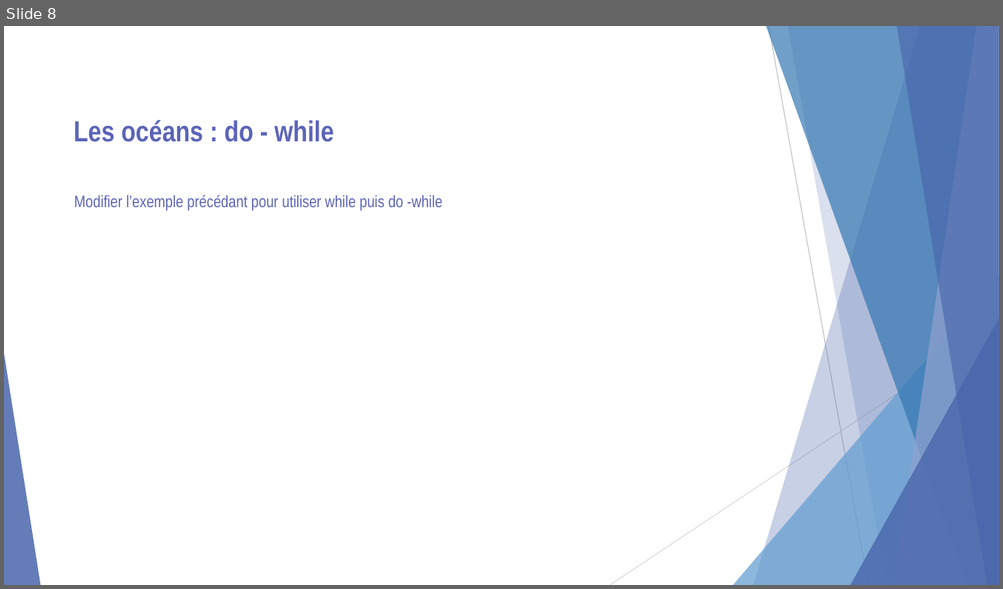
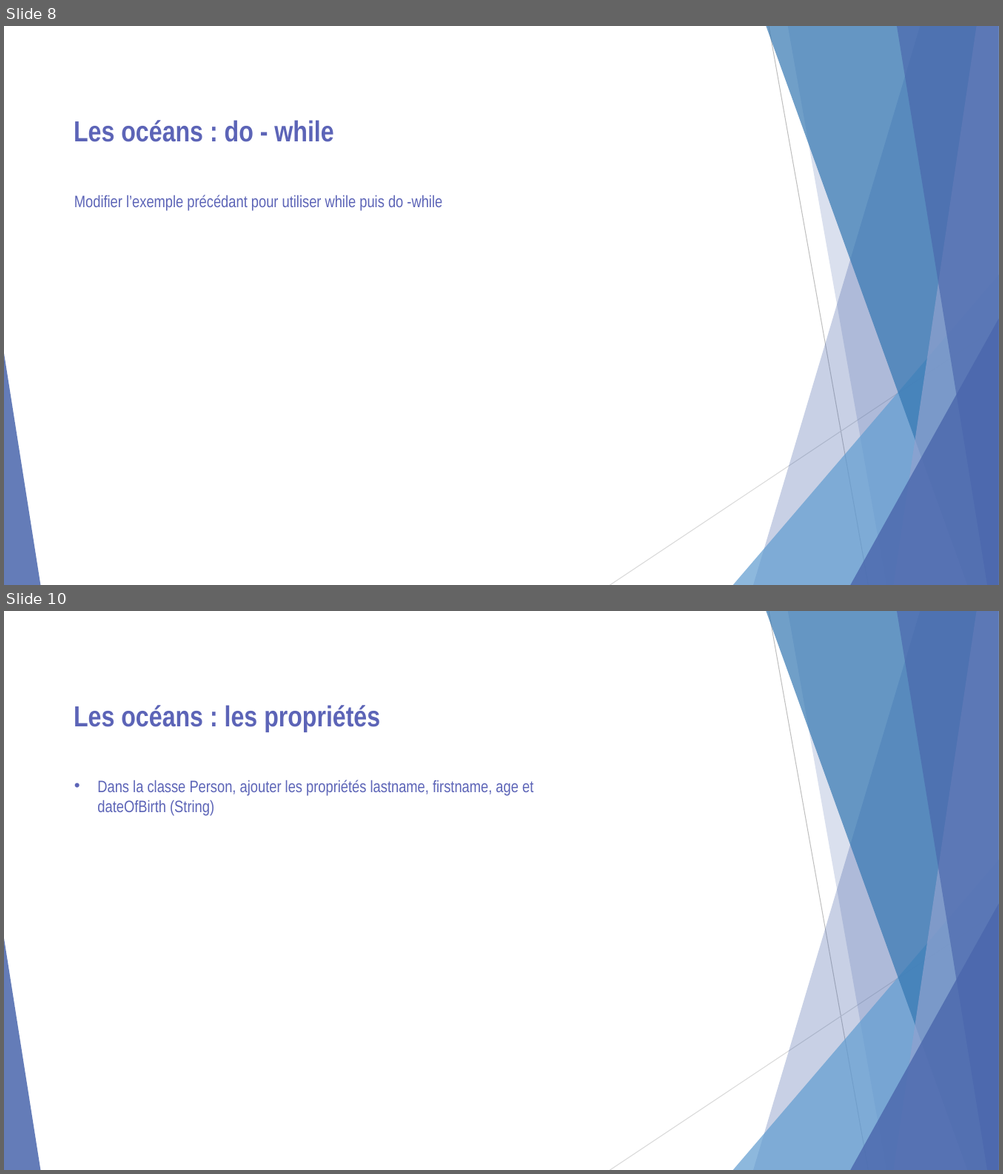
Before and after one commit to LucxxM/CoursAfpaFredBackUp, a slide deck: cours/Proget oceans_Exercices.pptx. Shown one above the other, each under a label of ours: slide 8 before the commit, slides 8 and 10 after it; the slides between them are not shown. The pictures are 1003x589 and 1003x1174 pixels, drawn with LibreOffice and Linux fonts; fonts in the diff are those of the drawing. Boxes give left, top, right and bottom in pixels: in the first picture for what was removed or moved away, otherwise in the second. Text is boxed around its words. In the diff, an @@ line names an element or a change of style, - is before the commit and + after.

```diff
--- a/cours/Proget oceans_Exercices.pptx
+++ b/cours/Proget oceans_Exercices.pptx
@@ slide 10 added at (x1=4, y1=611, x2=999, y2=1170), background #FFFFFF; not listed: 10 template elements that a slide beside it also shows @@
@@ text added at (x1=74, y1=705, x2=380, y2=732), 28 pt, text #5C64B7, bold @@
+Les océans : les propriétés
@@ text added at (x1=97, y1=780, x2=533, y2=815), 16 pt, text #5C64B7 @@
+• Dans la classe Person, ajouter les propriétés lastname, firstname, age et dateOfBirth (String)
```
Also in this commit, not shown: 4 other slides added, 17 other files.
